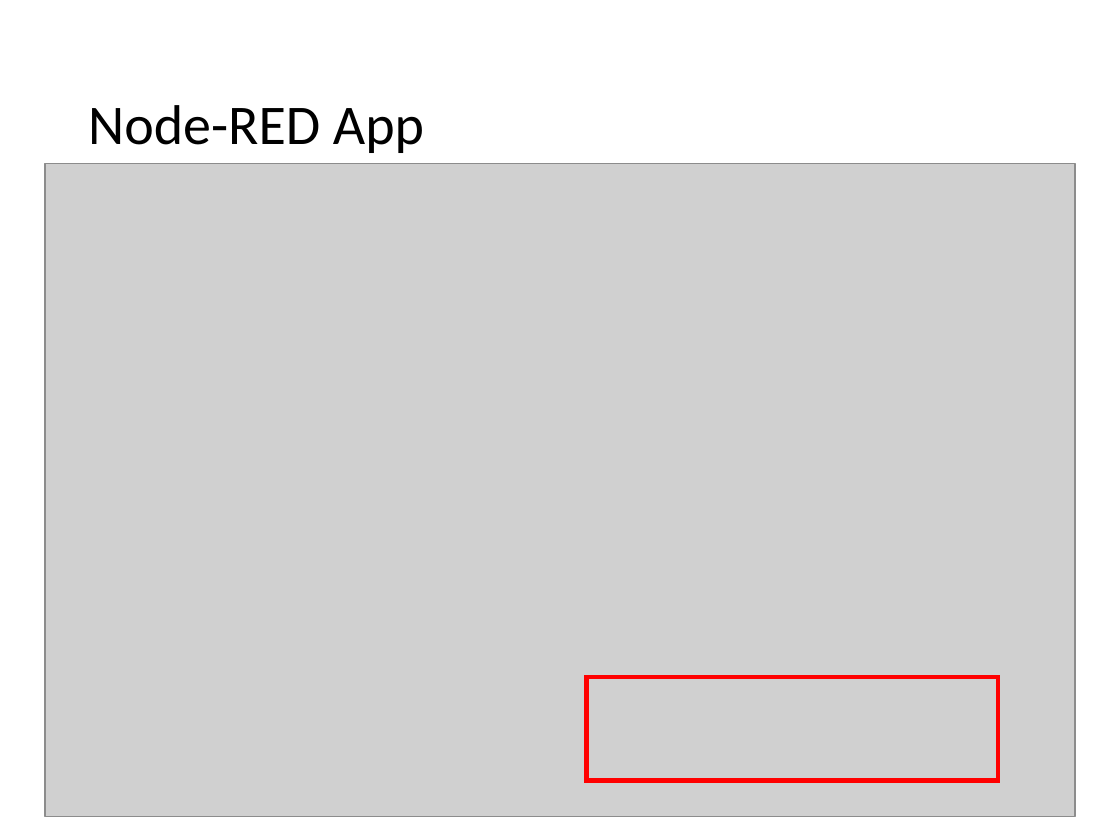
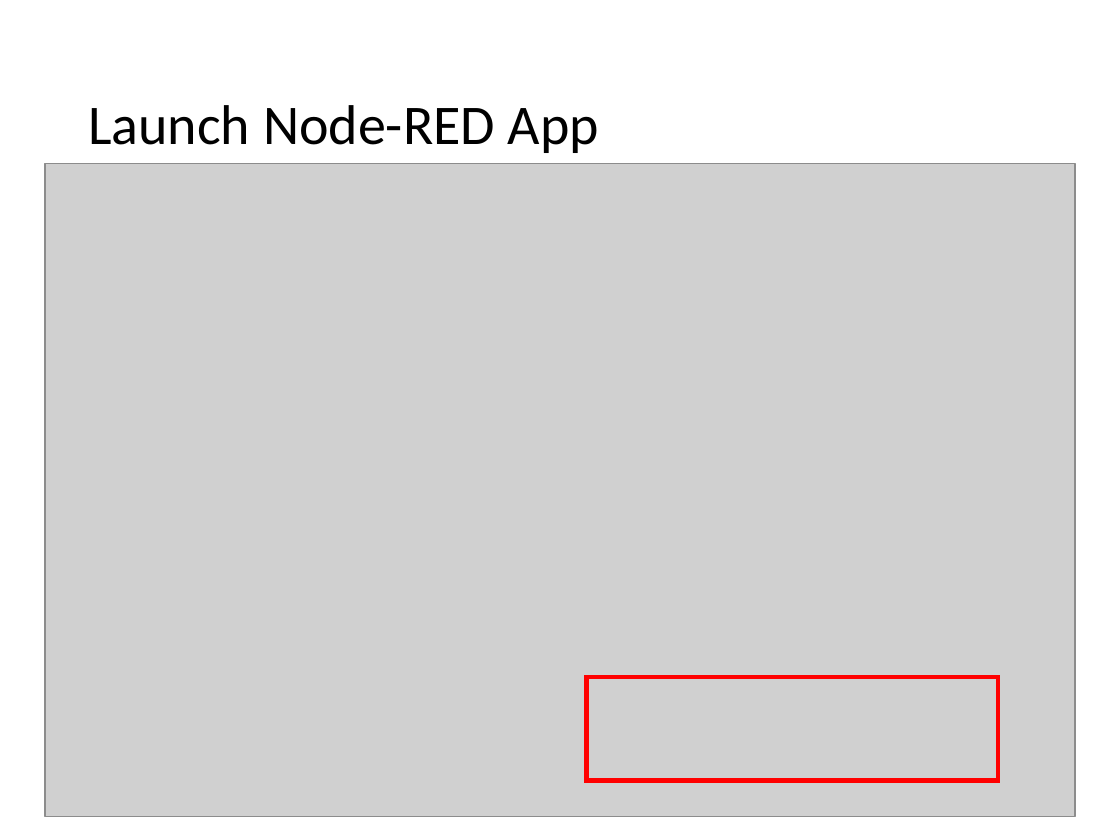
Before and after one commit to cdeck3r/IoTBluemixTutorial, a slide deck: slide 32 of Slides/IoTBluemixTutorial.pptx (slide 30 before the commit). Drawn at 1120x840 pixels with LibreOffice and Linux fonts; fonts in the diff are those of the drawing; grey boxes stand for pictures. Boxes give left, top, right and bottom in pixels: in the first picture for what was removed or moved away, otherwise in the second. Text is boxed around its words. In the diff, an @@ line names an element or a change of style, - is before the commit and + after.

```diff
--- a/Slides/IoTBluemixTutorial.pptx
+++ b/Slides/IoTBluemixTutorial.pptx
@@ title at box(88, 105, 599, 153): text changed @@
-Node-RED App
+Launch Node-RED App
```
Also in this commit, not shown: 2 other slides changed, 2 slides added.
